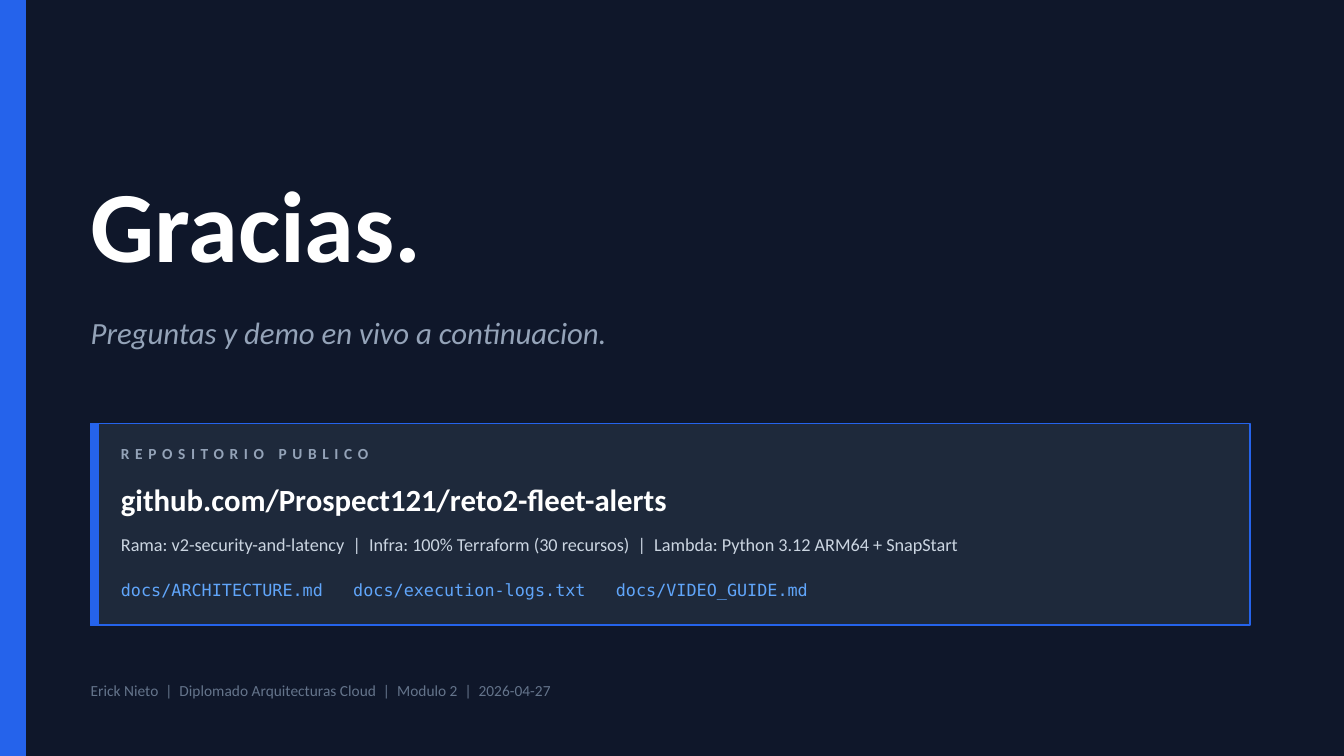
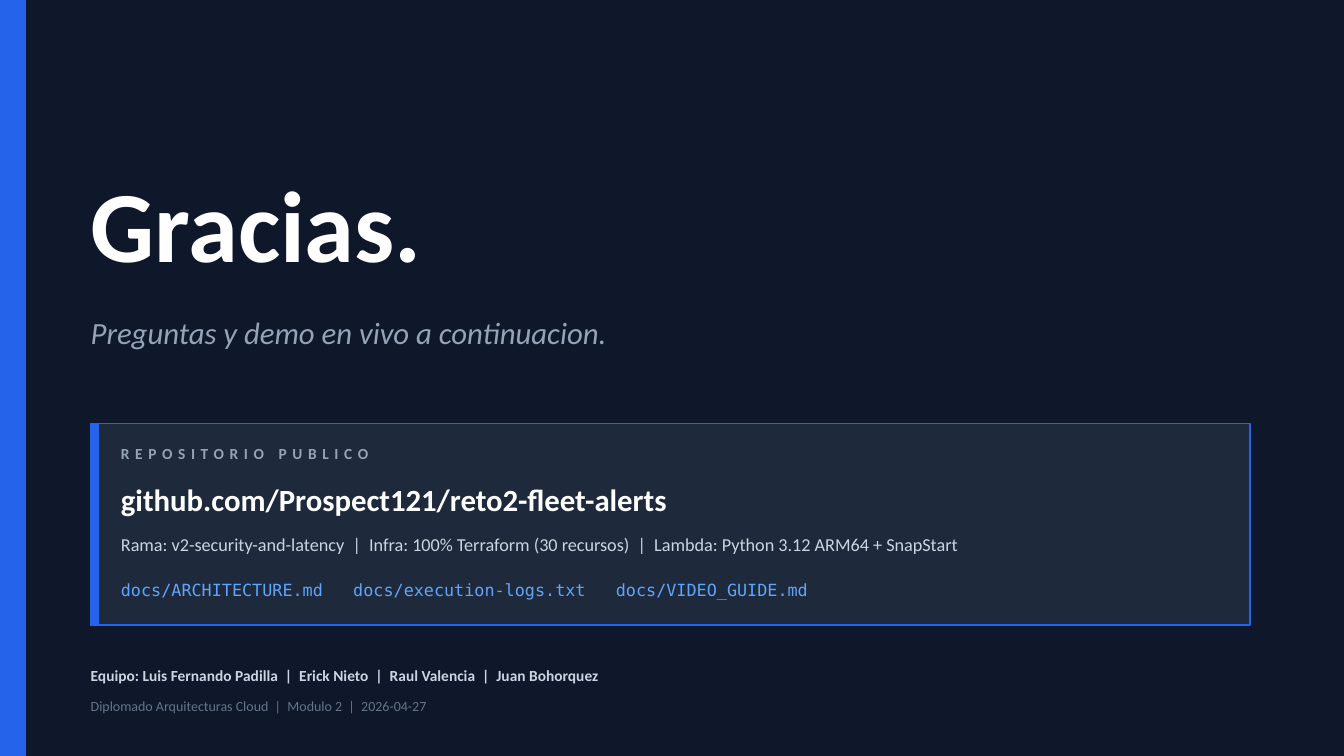
Before and after one commit to Prospect121/reto2-fleet-alerts, a slide deck: slide 10 of docs/Reto2-Presentacion.pptx. Drawn at 1344x756 pixels with LibreOffice and Linux fonts; fonts in the diff are those of the drawing. Boxes give left, top, right and bottom in pixels: in the first picture for what was removed or moved away, otherwise in the second. Text is boxed around its words. In the diff, an @@ line names an element or a change of style, - is before the commit and + after.

```diff
--- a/docs/Reto2-Presentacion.pptx
+++ b/docs/Reto2-Presentacion.pptx
@@ text added at (x1=91, y1=670, x2=598, y2=684), 11 pt, text #CBD5E1, bold @@
+Equipo: Luis Fernando Padilla | Erick Nieto | Raul Valencia | Juan Bohorquez
@@ text at (x1=91, y1=701, x2=426, y2=713): text changed; size 11 to 10 pt @@
-Erick Nieto | Diplomado Arquitecturas Cloud | Modulo 2 | 2026-04-27
+Diplomado Arquitecturas Cloud | Modulo 2 | 2026-04-27
```
Also in this commit, not shown: 8 other slides changed, 3 other files.
